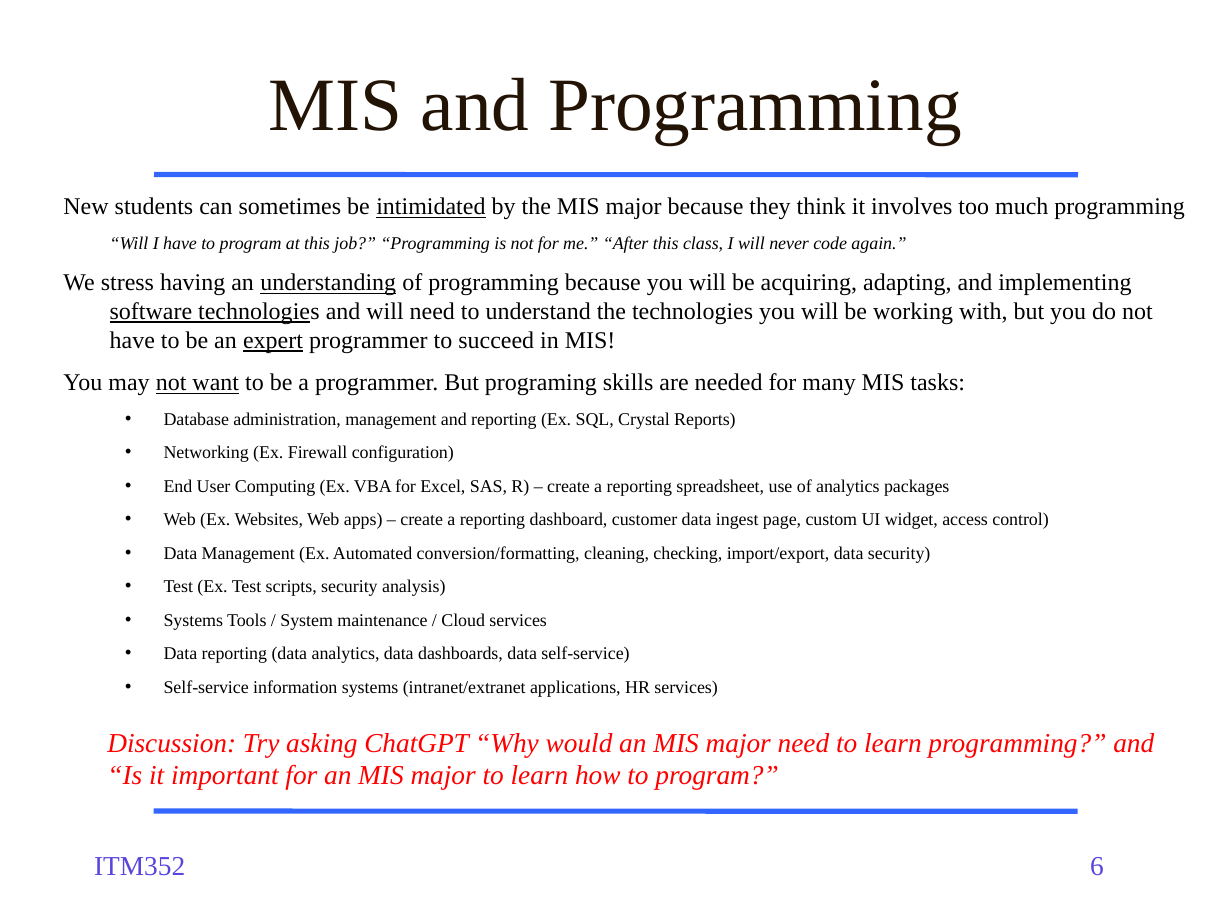
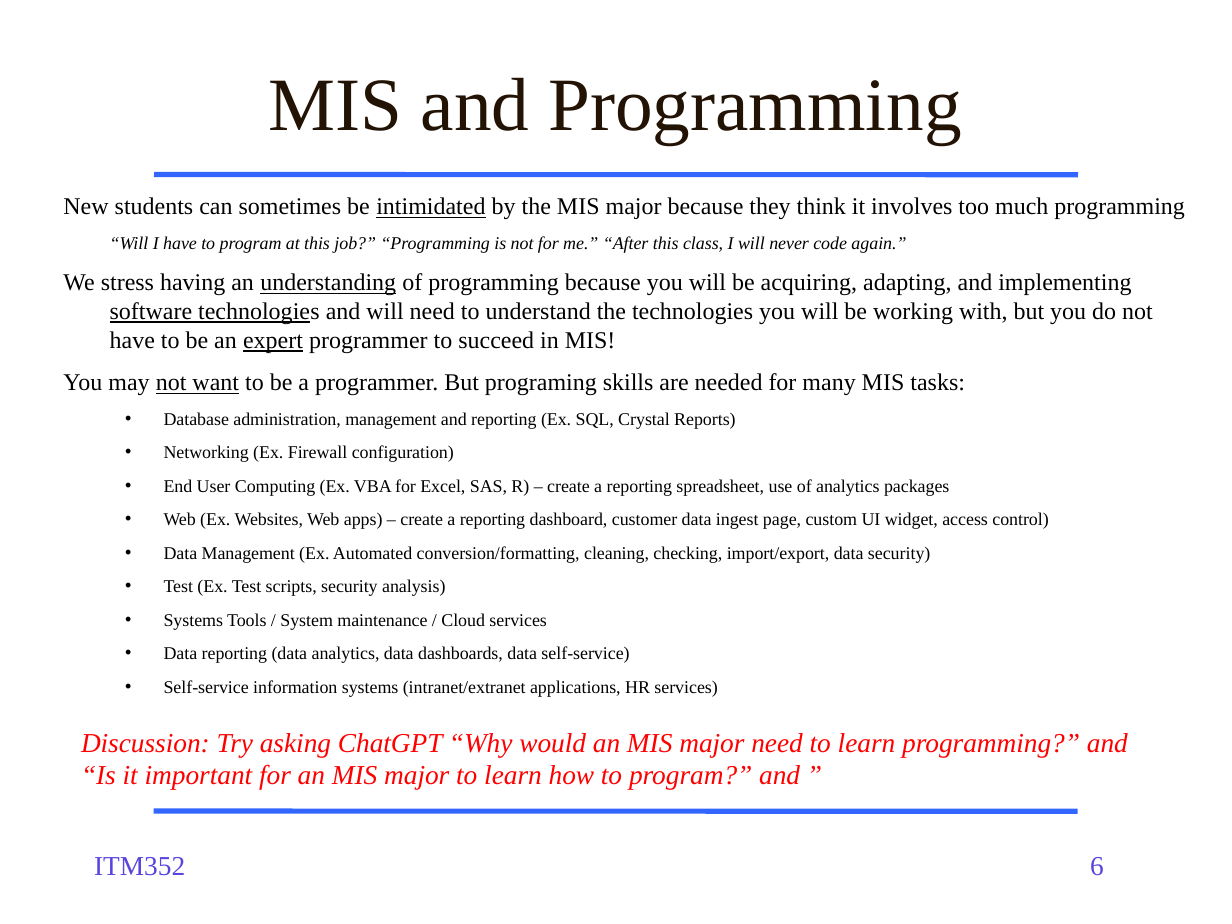
Before and after one commit to dport96/ITM352, a slide deck: slide 6 of morea/010.introduction/ITM352_01_intro.pptx. Drawn at 1232x924 pixels with LibreOffice and Linux fonts; fonts in the diff are those of the drawing. Boxes give left, top, right and bottom in pixels: in the first picture for what was removed or moved away, otherwise in the second. Text is boxed around its words. In the diff, an @@ line names an element or a change of style, - is before the commit and + after.

```diff
--- a/morea/010.introduction/ITM352_01_intro.pptx
+++ b/morea/010.introduction/ITM352_01_intro.pptx
@@ text "Discussion: Try asking ChatGPT “Why ...": place and size @@
-text "Discussion: Try asking ChatGPT “Why ..." at [107,733,1154,790]
+text "Discussion: Try asking ChatGPT “Why ..." at [81,733,1128,790]
@@ text at [81,764,800,790]: text changed @@
-“Is it important for an MIS major to learn how to program?”
+“Is it important for an MIS major to learn how to program?” and ”
```
Also in this commit, not shown: 6 other slides changed, 1 other file.
